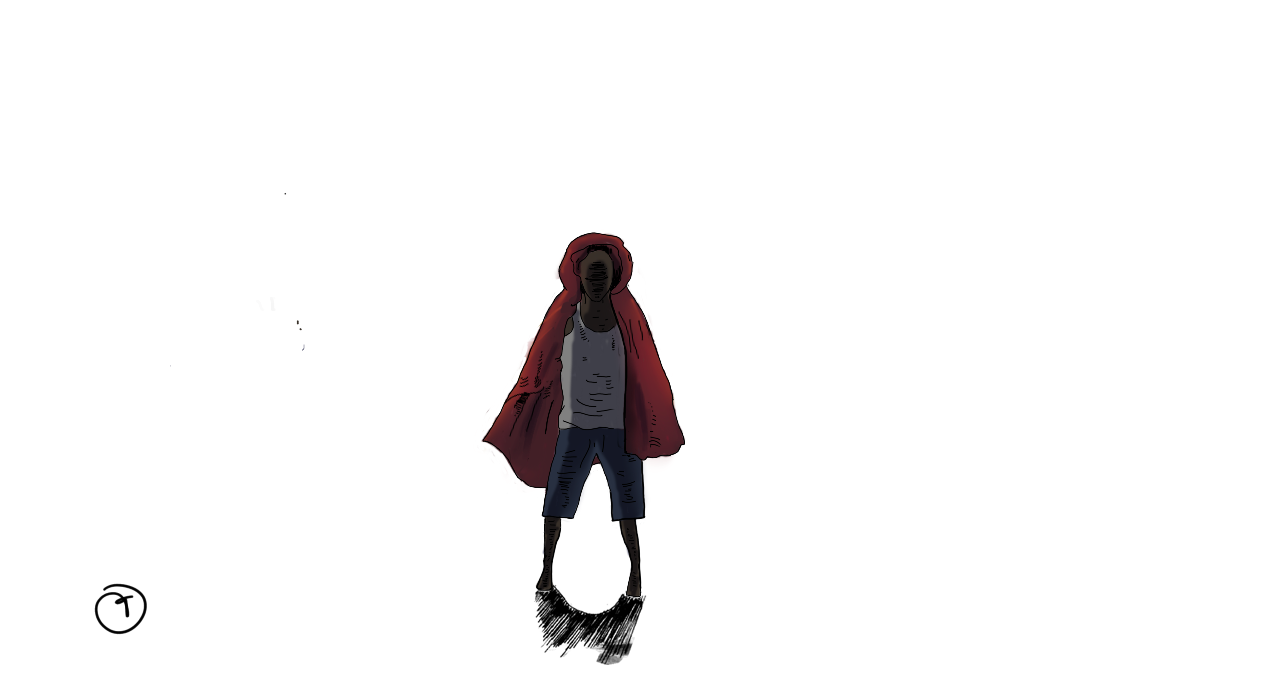
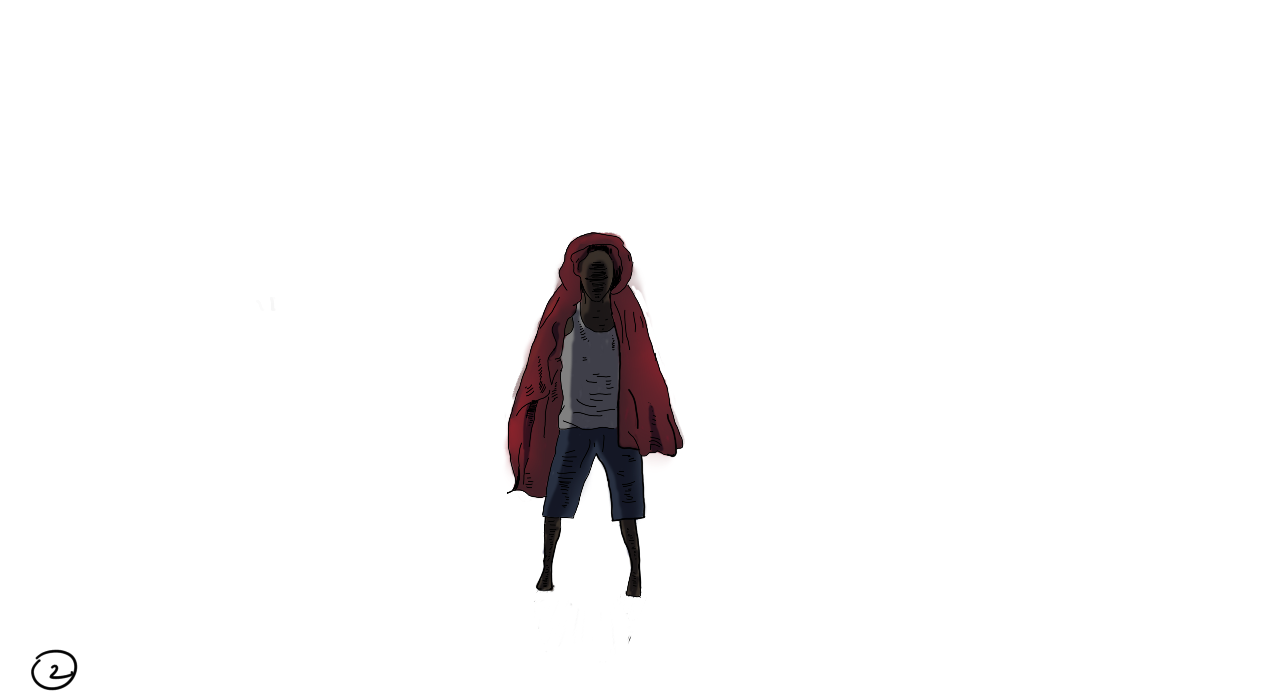
Layers edited between the first and the second 1278px x 698px image:
hid "shadow" over [534, 584, 647, 665]
painted on "Multiply" over [512, 232, 686, 640]
painted on "light" over [477, 232, 686, 512]
painted on "man" over [31, 232, 686, 691]
